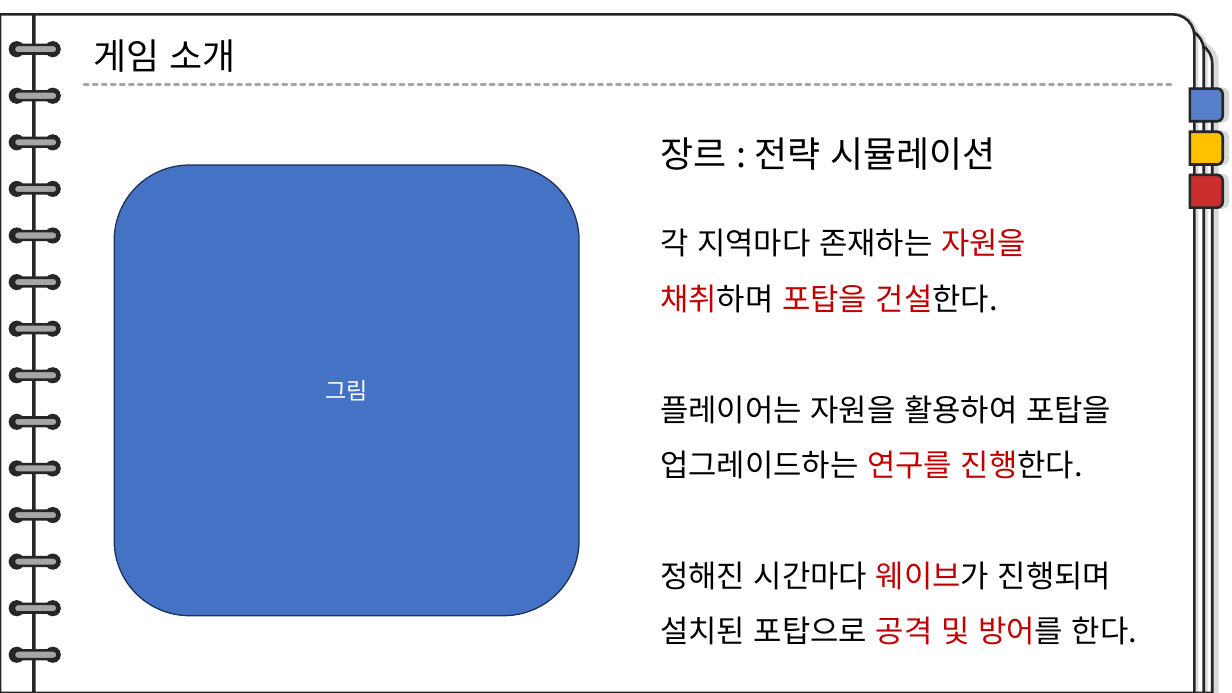
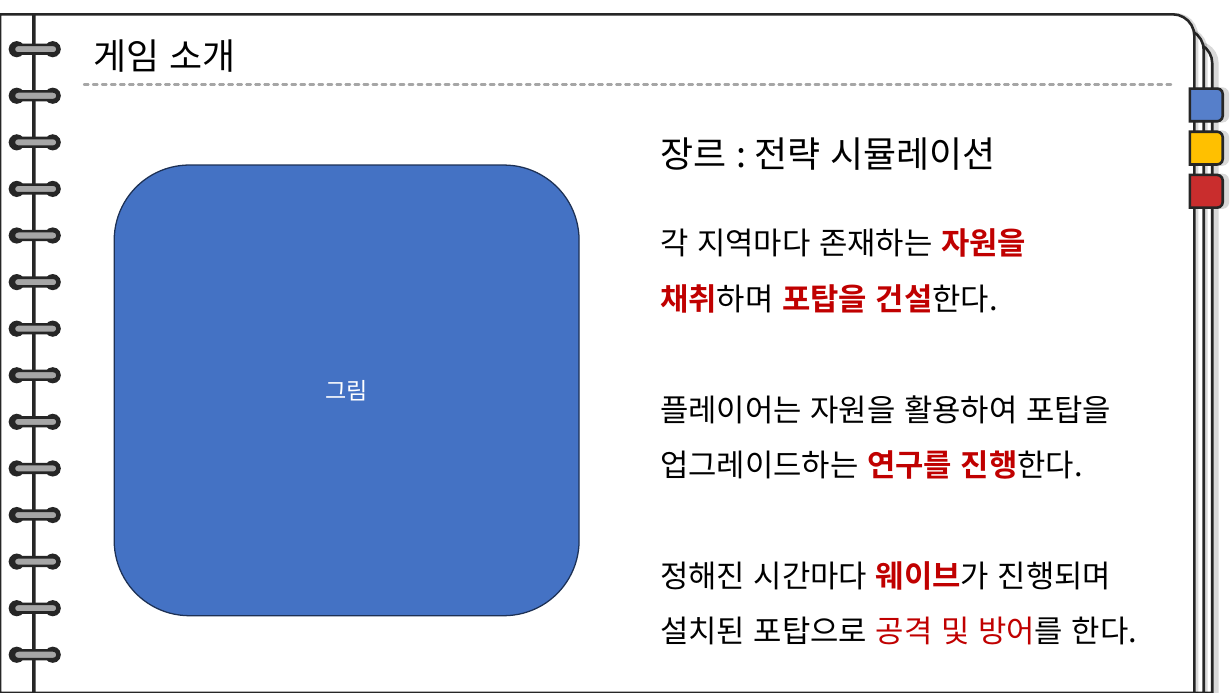
Before and after one commit to TUK-final-graduation-project/GraduationProject, a slide deck: slide 5 of Documents/제안서-수정본.pptx. Drawn at 1232x693 pixels with LibreOffice and Linux fonts; fonts in the diff are those of the drawing. Boxes give left, top, right and bottom in pixels: in the first picture for what was removed or moved away, otherwise in the second. Text is boxed around its words. In the diff, an @@ line names an element or a change of style, - is before the commit and + after.

```diff
--- a/Documents/제안서-수정본.pptx
+++ b/Documents/제안서-수정본.pptx
@@ text "각 지역마다 존재하는 자원을" at bbox=[660, 228, 1137, 645]: bold on in "자원을", "채취하며 포탑을 건설한다.", "연구를 진행한다.", "웨이브가" @@
```
Also in this commit, not shown: 8 other slides changed, 2 slides added, 3 slides removed, 2 other files.
